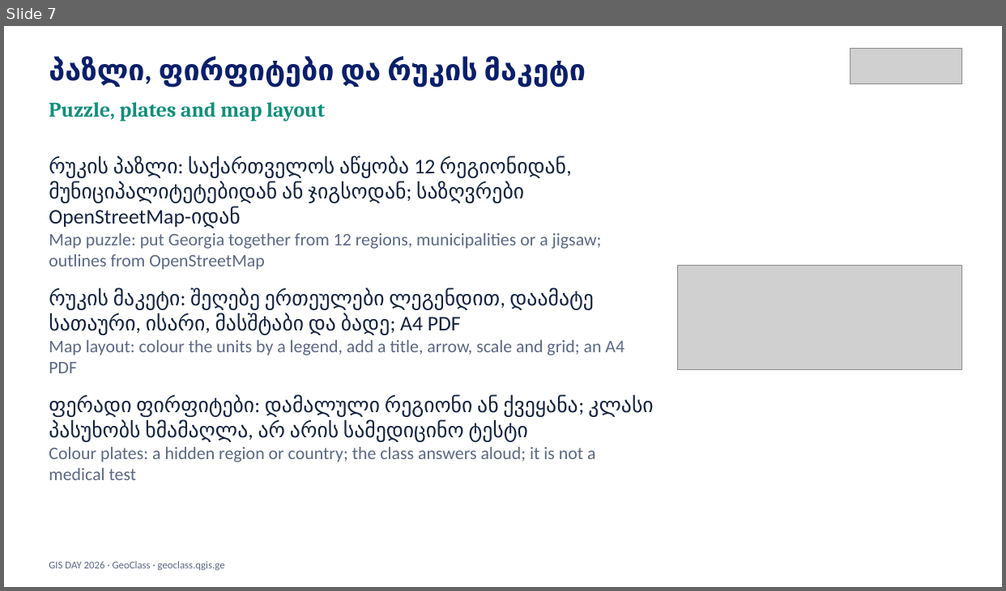
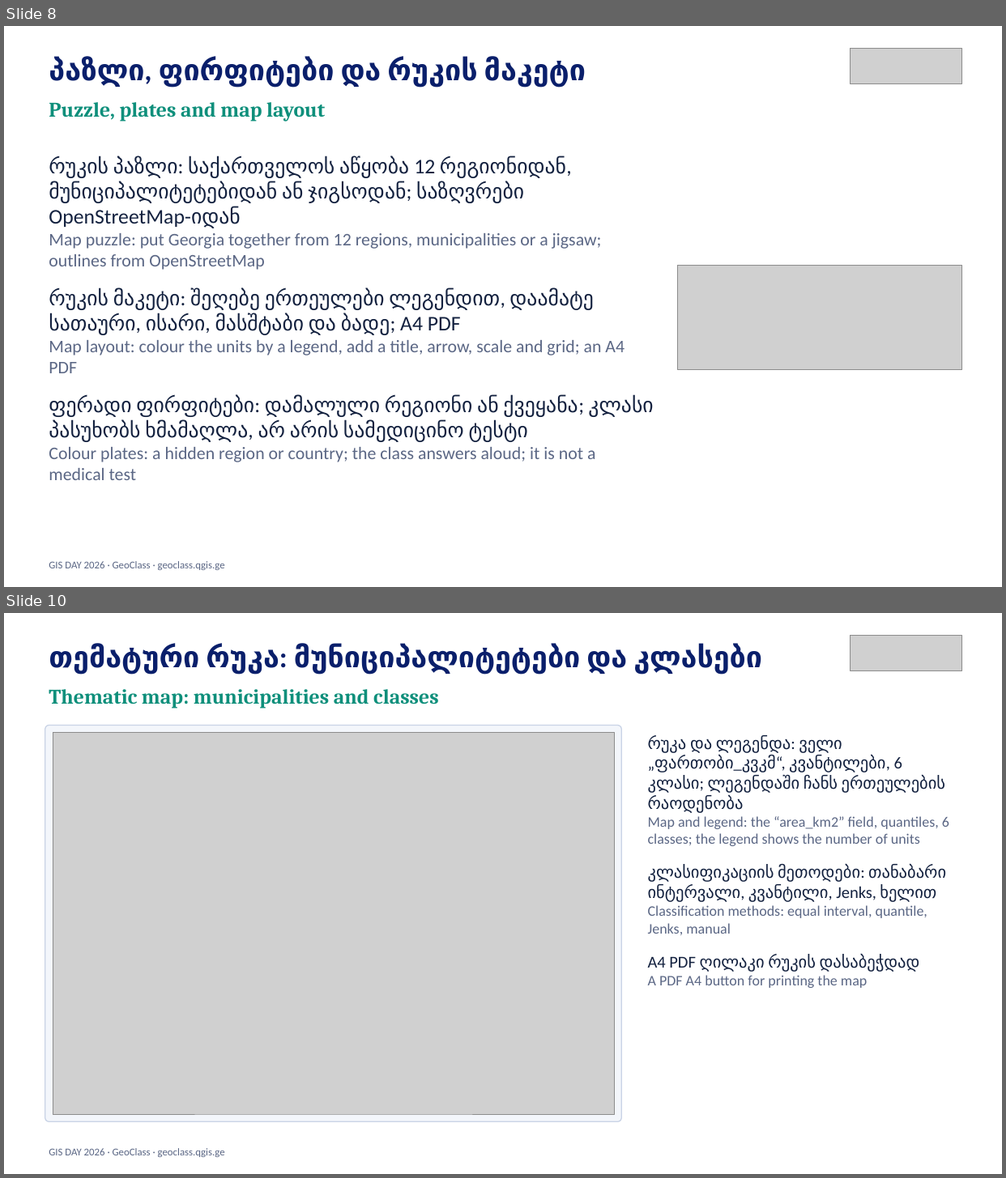
Before and after one commit to GIS-Edu-Georgia/gis-day, a slide deck: downloads/GIS_DAY_GEOCLASS.pptx. Shown one above the other, each under a label of ours: slide 7 before the commit, slides 8 and 10 after it; the slides between them are not shown. The pictures are 1006x591 and 1006x1178 pixels, drawn with LibreOffice and Linux fonts; fonts in the diff are those of the drawing; grey boxes stand for pictures. Boxes give left, top, right and bottom in pixels: in the first picture for what was removed or moved away, otherwise in the second. Text is boxed around its words. In the diff, an @@ line names an element or a change of style, - is before the commit and + after.

```diff
--- a/downloads/GIS_DAY_GEOCLASS.pptx
+++ b/downloads/GIS_DAY_GEOCLASS.pptx
@@ slide 10 added at [4, 613, 1002, 1174], background #FFFFFF @@
@@ picture added at [850, 636, 962, 671] @@
@@ text added at [49, 644, 762, 674], 28 pt, text #0A1F6B, bold @@
+თემატური რუკა: მუნიციპალიტეტები და კლასები
@@ text added at [49, 689, 438, 708], 20 pt, text #0E8F7B, bold @@
+Thematic map: municipalities and classes
@@ rounded rectangle added at [45, 726, 621, 1122], fill #F3F6FB, outline #C9D3E6 1 pt @@
@@ picture added at [53, 733, 614, 1114] @@
@@ text added at [648, 735, 949, 988], 16 pt, text #13213F @@
+რუკა და ლეგენდა: ველი „ფართობი_კვკმ“, კვანტილები, 6 კლასი; ლეგენდაში ჩანს ერთეულების რაოდენობა
+Map and legend: the “area_km2” field, quantiles, 6 classes; the legend shows the number of units
+კლასიფიკაციის მეთოდები: თანაბარი ინტერვალი, კვანტილი, Jenks, ხელით
+Classification methods: equal interval, quantile, Jenks, manual
+A4 PDF ღილაკი რუკის დასაბეჭდად
+A PDF A4 button for printing the map
@@ text added at [49, 1148, 225, 1157], 10 pt, text #5B6785 @@
+GIS DAY 2026 · GeoClass · geoclass.qgis.ge
@@ what was slide 7 is now slide 8 @@
```
Also in this commit, not shown: 4 slides changed, 3 other slides added, 1 slide removed, 12 other files.
